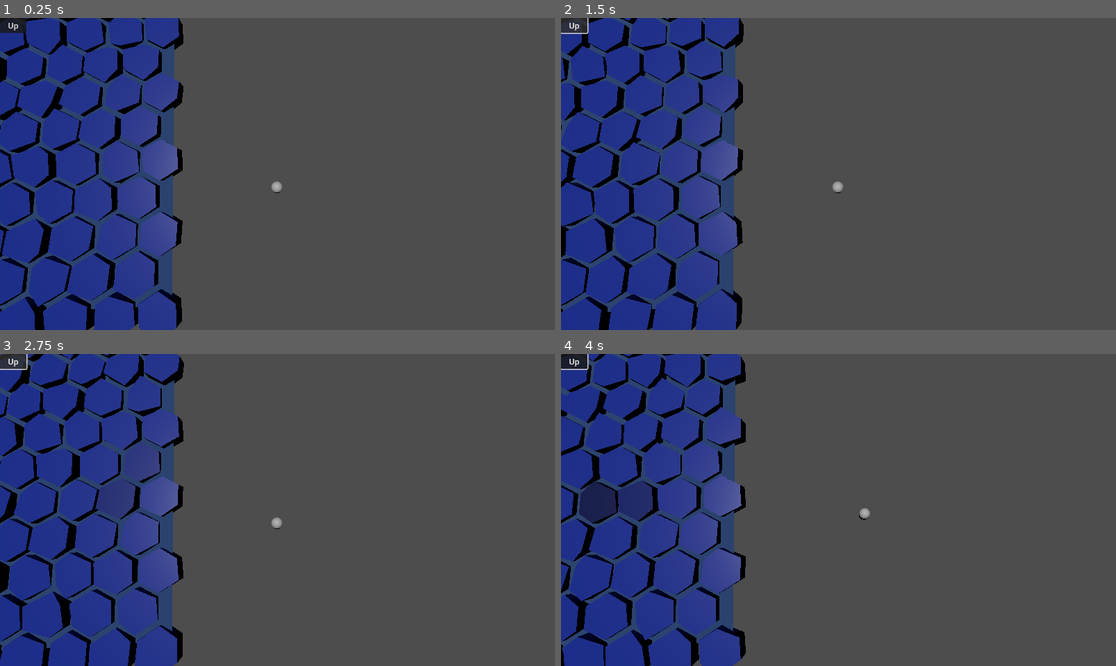
Above: before the commit, frames 1-4 (two rows, left to right).
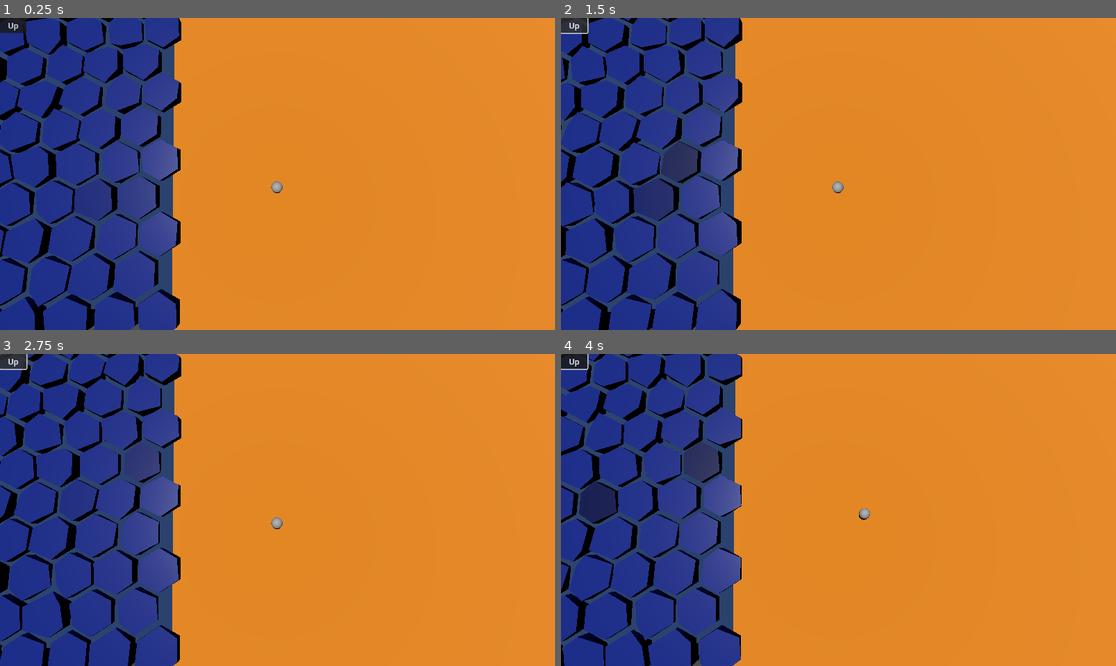
Above: after the commit, the same moments.

Repository: BinRoot/ludum-dare-58
Game: Godot game, scene res://Scenes/world.tscn
The game is run twice, just before and just after one commit, with the same random seed, the same clock (stepped at 60 frames per second) and the same inputs.
Inputs (mouse positions are in pixels of both pictures, inside the frame that each line leads up to):
- Up to frame 1 (0.25 s): no input
- Up to frame 2 (1.5 s): click "Up" at 0.5 s; click "Up" at 1.25 s
- Up to frame 3 (2.75 s): click "Up" at 2 s
- Up to frame 4 (4 s): move the mouse to (960, 494) at 2.77 s; click (960, 494) at 2.92 s; move the mouse to (727, 525) at 3.52 s; click (727, 525) at 3.67 s

The runs differ from the first frame. In frame 1, 68% of the frame differs, in the area x 31-100%, y 0-100%; in frame 2, 70%, in the area x 13-100%, y 0-100%; in frame 3, 68%; in frame 4, 69%.

Commit message:
slowed down fish

Diff:
--- a/Scenes/fish.gd
+++ b/Scenes/fish.gd
@@ -23,7 +23,7 @@
 # User parameters
 # ===============
 @export var graph: Array[Vector2i] = [Vector2i(1, 2), Vector2i(2, 3), Vector2i(2, 4), Vector2i(3, 4)]
-@export var move_speed := 6.0
+@export var move_speed := 2.0
 @export var bounds_shape: CollisionShape3D
 
 @export var body_segments: int = 64
@@ -86,10 +86,10 @@
 var is_surfacing: bool = false
 var surface_timer: float = 0.0
 var next_surface_time: float = 0.0
-@export var surface_interval_min: float = 1.0  # Minimum time between surfaces
-@export var surface_interval_max: float = 5.0  # Maximum time between surfaces
-@export var surface_duration: float = 0.5  # How long the fish stays visible at surface
-@export var surface_look_angle: float = 25.0  # Degrees to look up when surfacing
+@export var surface_interval_min: float = 2.0  # Minimum time between surfaces
+@export var surface_interval_max: float = 8.0  # Maximum time between surfaces
+@export var surface_duration: float = 1.0  # How long the fish stays visible at surface
+@export var surface_look_angle: float = 90.0  # Degrees to look up when surfacing
 
 var _mesh_instance: MeshInstance3D
 var _debug_mesh_instance: MeshInstance3D
--- a/Scenes/world.tscn
+++ b/Scenes/world.tscn
@@ -14,6 +14,12 @@
 material = SubResource("StandardMaterial3D_5a7ea")
 size = Vector2(20, 30)
 
+[sub_resource type="PlaneMesh" id="PlaneMesh_8j60k"]
+size = Vector2(50, 50)
+
+[sub_resource type="StandardMaterial3D" id="StandardMaterial3D_8j60k"]
+albedo_color = Color(0.78431374, 0.4509804, 0, 1)
+
 [node name="World" type="Node3D"]
 script = ExtResource("1_5a7ea")
 
@@ -28,20 +34,27 @@
 light_energy = 1.311
 light_specular = 1.428
 
-[node name="Fish" parent="." node_paths=PackedStringArray("bounds_shape") instance=ExtResource("3_5a7ea")]
-transform = Transform3D(1, 0, 0, 0, 1, 0, 0, 0, 1, 0, -0.539093, 0)
-visible = false
-bounds_shape = NodePath("../Pond/CollisionShape3D")
-
 [node name="Pond" type="Area3D" parent="."]
 
 [node name="CollisionShape3D" type="CollisionShape3D" parent="Pond"]
 transform = Transform3D(1, 0, 0, 0, 1, 0, 0, 0, 1, -20, 0, -5)
 shape = SubResource("BoxShape3D_5a7ea")
 
-[node name="MeshInstance3D" type="MeshInstance3D" parent="Pond/CollisionShape3D"]
+[node name="Water" type="MeshInstance3D" parent="Pond/CollisionShape3D"]
 mesh = SubResource("PlaneMesh_5a7ea")
 skeleton = NodePath("../..")
 
 [node name="Fish2" parent="." node_paths=PackedStringArray("bounds_shape") instance=ExtResource("3_5a7ea")]
+transform = Transform3D(1, 0, 0, 0, 1, 0, 0, 0, 1, -14.844208, 0, 0)
+visible = false
 bounds_shape = NodePath("../Pond/CollisionShape3D")
+
+[node name="Fish" parent="." node_paths=PackedStringArray("bounds_shape") instance=ExtResource("3_5a7ea")]
+transform = Transform3D(1, 0, 0, 0, 1, 0, 0, 0, 1, -14.844208, -0.539093, 0)
+visible = false
+bounds_shape = NodePath("../Pond/CollisionShape3D")
+
+[node name="Sand" type="MeshInstance3D" parent="."]
+transform = Transform3D(1, 0, 0, 0, 1, 0, 0, 0, 1, 15, 0, -5)
+mesh = SubResource("PlaneMesh_8j60k")
+surface_material_override/0 = SubResource("StandardMaterial3D_8j60k")
Not shown: 1 places in Scenes/world.tscn that only renumber resources
